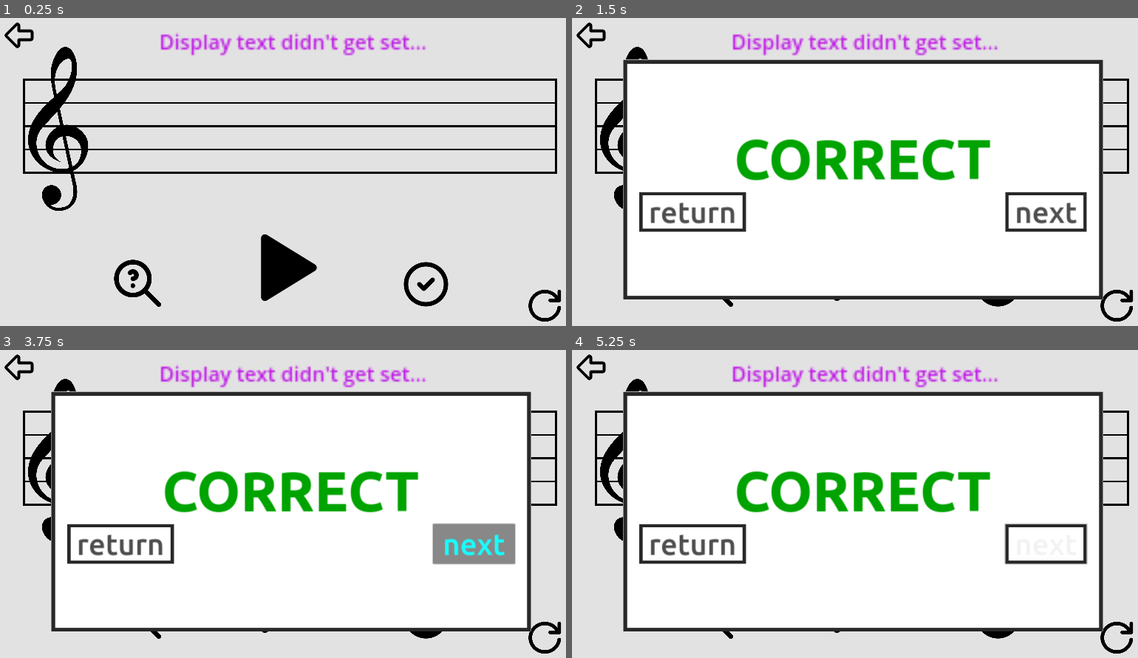
Above: before the commit, frames 1-4 (two rows, left to right).
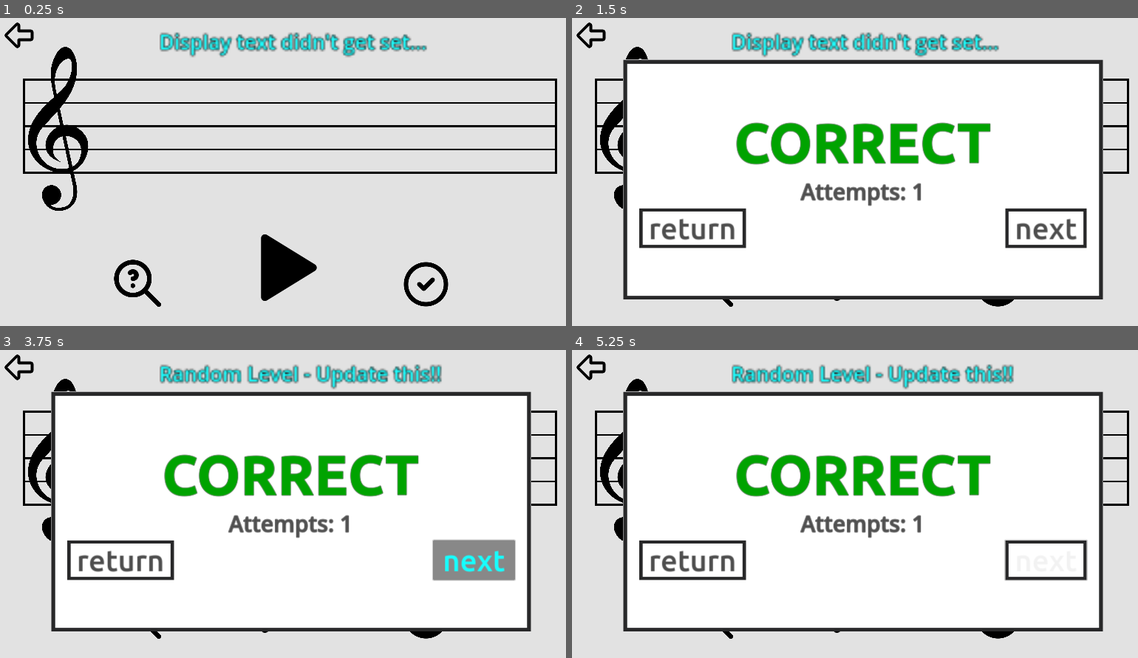
Above: after the commit, the same moments.

Repository: Sniggiho/COMP225-Reluna
Game: Godot game, scene res://Scenes/firstScene.tscn
The game is run twice, just before and just after one commit, with the same random seed, the same clock (stepped at 60 frames per second) and the same inputs.
Inputs (mouse positions are in pixels of both pictures, inside the frame that each line leads up to):
- Up to frame 1 (0.25 s): no input
- Up to frame 2 (1.5 s): click (996, 282) at 0.5 s; click (1115, 304) at 1.27 s
- Up to frame 3 (3.75 s): click (283, 599) at 2 s; click (283, 599) at 2.75 s; click "next" at 3.5 s
- Up to frame 4 (5.25 s): click "next" at 4.25 s; click (707, 614) at 5 s

The runs differ from the first frame. In frame 1, 2.3% of the frame differs, in the area x 28-100%, y 4-99%; in frame 2, 10%; in frame 3, 12%, in the area x 11-100%, y 4-99%; in frame 4, 10%.
Error before the commit: Invalid assignment of index '0' (on base: 'Array') with value of type 'bool'. (res://Scenes/LevelManager/LevelManager.gd:79)
Error after the commit: Invalid assignment of index '0' (on base: 'Array') with value of type 'bool'. (res://Scenes/LevelManager/LevelManager.gd:82)

Commit message:
added attempts, and connected the next button to the next level

Diff:
--- a/Project/Scenes/Feedback.gd
+++ b/Project/Scenes/Feedback.gd
@@ -1,5 +1,5 @@
 extends Window
-
+var attempts
 # Called when the node enters the scene tree for the first time.
 func _ready():
 	pass # Replace with function body.
--- a/Project/Scenes/LevelManager/LevelManager.gd
+++ b/Project/Scenes/LevelManager/LevelManager.gd
@@ -69,6 +69,9 @@
 
 ## Used in tutorial mode, a list of the notes comprising the melody
 var notes : Array
+
+## keeps track of the attempts
+var attempts : int
 
 ## Randomly selects notes to be out of tune, storing this value in the listOfDetunedNotes class variable
 func createListOfDetunedNotes(numNotes:int) -> void:
@@ -124,24 +127,28 @@
 
 	var correctText = get_parent().find_child("Feedback").find_child("Correct")
 	var incorrectText = get_parent().find_child("Feedback").find_child("Incorrect")
+	var attemptText = get_parent().find_child('Feedback').find_child('Attempts')
 
 	## TODO
 	if correct:
 		print("Yay you were correct!")
-		if correctText:
-			correctText.visible = true
-			incorrectText.visible = false
-	else:
+		attempts = attempts + 1
+		attemptText.text = "[center]Attempts: " + str(attempts)
+		attempts = 0
+		correctText.visible = true
+		incorrectText.visible = false
+	else:
+		attempts = attempts + 1
+		attemptText.text = "[center]Attempts: " + str(attempts)
 		print("Aw, you were incorrect :(")
-		if incorrectText:
-			incorrectText.visible = true
-			correctText.visible = false
+		incorrectText.visible = true
+		correctText.visible = false
 
 func getNoteCountBPM() -> Array:
 	return [numNotes, bpm]
 
 ## Call to keep a level manager around and generate new list of detuned notes, tune creator, etc.
-func _reset() -> void:
+func _reset():
 	if GLevelData.tutorial: # if it's a tutorial, go to the next one
 		# TODO: this really shouldn't be in the reset button
 		var nextTutNum = GLevelData.currentTut + 1
@@ -168,6 +175,8 @@
 		deleteTuneCreator()
 		createListOfDetunedNotes(GLevelData.numNotes)
 		createTuneCreator(false)
+
+
 
 # Called when the node enters the scene tree for the first time.
 func _ready():
--- a/Project/Scenes/firstScene.gd
+++ b/Project/Scenes/firstScene.gd
@@ -1,9 +1,13 @@
 extends Node2D
 
 @onready var playButton = $PlayButton
-
+var attempts
 func _ready():
 	playButton.grab_focus()
 
 func _on_play_button_pressed():
 	$MusicStaff.playBar.play()
+
+func numAttempts() -> int:
+
+	return 1
--- a/Project/Scenes/firstScene.tscn
+++ b/Project/Scenes/firstScene.tscn
@@ -10,12 +10,9 @@
 [ext_resource type="Script" path="res://Scenes/DisplayText.gd" id="5_k5ivr"]
 [ext_resource type="Texture2D" uid="uid://c8u1gdexyrdyn" path="res://RelunaIcons/checkEmpty.png" id="5_mk5gt"]
 [ext_resource type="Texture2D" uid="uid://8d8gcs6vjvtc" path="res://RelunaIcons/checkFilled.png" id="6_7w56k"]
-[ext_resource type="Texture2D" uid="uid://cg6lvtjwkq3rm" path="res://RelunaIcons/reset.png" id="6_s2gbu"]
 [ext_resource type="Texture2D" uid="uid://cxbfhp8by63gd" path="res://RelunaIcons/hint.png" id="8_c0d27"]
 [ext_resource type="Texture2D" uid="uid://c5t2luc0n1rvq" path="res://RelunaIcons/hintFilled.png" id="9_rdd6e"]
 [ext_resource type="Script" path="res://Scenes/Feedback.gd" id="12_plc4t"]
-
-[sub_resource type="StyleBoxEmpty" id="StyleBoxEmpty_msstd"]
 
 [node name="Main" type="Node2D"]
 script = ExtResource("1_yjiac")
@@ -62,7 +59,6 @@
 offset_bottom = 901.0
 scale = Vector2(0.6, 0.6)
 focus_neighbor_left = NodePath("../PlayButton")
-focus_neighbor_right = NodePath("../ResetButton")
 texture_normal = ExtResource("5_mk5gt")
 texture_hover = ExtResource("6_7w56k")
 texture_focused = ExtResource("6_7w56k")
@@ -78,30 +74,6 @@
 texture_hover = ExtResource("9_rdd6e")
 texture_focused = ExtResource("9_rdd6e")
 
-[node name="ResetButton" type="Button" parent="."]
-offset_left = 1417.0
-offset_top = 721.0
-offset_right = 1702.0
-offset_bottom = 1013.0
-scale = Vector2(0.490653, 0.480003)
-focus_neighbor_left = NodePath("../CheckButton")
-theme_override_colors/font_hover_color = Color(0.517647, 0.498039, 0.886275, 1)
-theme_override_colors/icon_hover_color = Color(0.517647, 0.498039, 0.886275, 1)
-theme_override_colors/icon_hover_pressed_color = Color(0.517647, 0.498039, 0.886275, 1)
-theme_override_styles/focus = SubResource("StyleBoxEmpty_msstd")
-icon = ExtResource("6_s2gbu")
-flat = true
-icon_alignment = 1
-metadata/_edit_group_ = true
-
-[node name="ResetButton" type="Button" parent="ResetButton"]
-layout_mode = 0
-offset_right = 57.0
-offset_bottom = 68.0
-scale = Vector2(5, 4.28)
-flat = true
-metadata/_edit_group_ = true
-
 [node name="ColorRect" type="ColorRect" parent="."]
 visible = false
 offset_right = 1600.0
@@ -111,9 +83,10 @@
 [node name="DisplayText" type="RichTextLabel" parent="."]
 offset_left = 443.0
 offset_top = 37.0
-offset_right = 833.0
+offset_right = 825.0
 offset_bottom = 77.0
 scale = Vector2(2.40627, 2.40627)
+size_flags_horizontal = 4
 mouse_filter = 2
 text = "Select the two notes that are out of tune"
 script = ExtResource("5_k5ivr")
@@ -143,9 +116,9 @@
 [node name="MarginContainer" type="MarginContainer" parent="Feedback/PanelContainer/CenterContainer"]
 layout_mode = 2
 theme_override_constants/margin_left = 15
-theme_override_constants/margin_top = 15
+theme_override_constants/margin_top = 10
 theme_override_constants/margin_right = 15
-theme_override_constants/margin_bottom = 15
+theme_override_constants/margin_bottom = 10
 
 [node name="VBoxContainer" type="VBoxContainer" parent="Feedback/PanelContainer/CenterContainer/MarginContainer"]
 layout_mode = 2
@@ -153,11 +126,10 @@
 
 [node name="Correct" type="RichTextLabel" parent="Feedback/PanelContainer/CenterContainer/MarginContainer/VBoxContainer"]
 layout_mode = 2
-size_flags_horizontal = 4
-size_flags_vertical = 0
 theme_type_variation = &"feedback"
 theme_override_colors/default_color = Color(0, 0.639216, 0, 1)
-text = "CORRECT"
+bbcode_enabled = true
+text = "[center]CORRECT"
 fit_content = true
 scroll_active = false
 autowrap_mode = 0
@@ -165,13 +137,23 @@
 [node name="Incorrect" type="RichTextLabel" parent="Feedback/PanelContainer/CenterContainer/MarginContainer/VBoxContainer"]
 visible = false
 layout_mode = 2
-size_flags_horizontal = 4
 theme_type_variation = &"feedback"
 theme_override_colors/default_color = Color(1, 0, 0, 1)
-text = "INCORRECT"
+bbcode_enabled = true
+text = "[center]INCORRECT"
 fit_content = true
 scroll_active = false
 autowrap_mode = 0
+
+[node name="Attempts" type="RichTextLabel" parent="Feedback/PanelContainer/CenterContainer/MarginContainer/VBoxContainer"]
+layout_direction = 2
+layout_mode = 2
+size_flags_vertical = 10
+theme_override_colors/default_color = Color(0.305882, 0.305882, 0.305882, 1)
+theme_override_font_sizes/normal_font_size = 60
+bbcode_enabled = true
+text = "[center]Attempts: 1"
+fit_content = true
 
 [node name="HBoxContainer" type="HBoxContainer" parent="Feedback/PanelContainer/CenterContainer/MarginContainer/VBoxContainer"]
 layout_mode = 2
@@ -193,6 +175,5 @@
 [connection signal="pressed" from="PlayButton" to="." method="_on_play_button_pressed"]
 [connection signal="pressed" from="CheckButton" to="LevelManager" method="checkPlayerInput"]
 [connection signal="pressed" from="CheckButton" to="Feedback" method="_on_check_button_pressed"]
-[connection signal="pressed" from="ResetButton" to="LevelManager" method="_reset"]
-[connection signal="pressed" from="ResetButton/ResetButton" to="LevelManager" method="_reset"]
 [connection signal="pressed" from="Feedback/PanelContainer/CenterContainer/MarginContainer/VBoxContainer/HBoxContainer/ReturnButton" to="Feedback" method="_on_return_button_pressed"]
+[connection signal="pressed" from="Feedback/PanelContainer/CenterContainer/MarginContainer/VBoxContainer/HBoxContainer/NextButton" to="LevelManager" method="_reset"]
--- a/Project/projectTheme.tres
+++ b/Project/projectTheme.tres
@@ -41,7 +41,9 @@
 Label/font_sizes/font_size = 130
 Label/fonts/font = ExtResource("1_l4cr8")
 PopupPanel/styles/panel = SubResource("StyleBoxTexture_4urrk")
-RichTextLabel/colors/default_color = Color(0.74902, 0.0980392, 0.901961, 1)
+RichTextLabel/colors/default_color = Color(0.0862745, 1, 1, 1)
+RichTextLabel/colors/font_outline_color = Color(0, 0, 0, 1)
+RichTextLabel/constants/outline_size = 3
 RichTextLabel/font_sizes/bold_font_size = 600
 RichTextLabel/fonts/bold_font = ExtResource("1_l4cr8")
 Window/styles/embedded_border = SubResource("StyleBoxTexture_7s40d")
Not shown: 1 places in Project/Scenes/firstScene.tscn that only renumber resources
